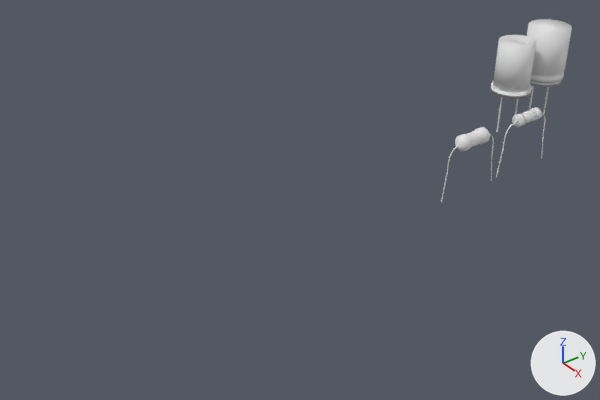
An edit to the Blender file side/sketchfab/elements/elements.blend, drawn before and after from the same camera.
Rendered twice from a 50 mm lens placed at (10.86, -10.63, 6.61), pointed at (2.78, -4.46, 0.58). The lights are fixed; the arrows at lower right show +X, +Y and +Z.

Objects in the first picture: 'anode', 'bottom', 'bottom.001', 'box.001', 'box.002', 'cathode', 'cylinder_c.001', 'cylinder_l.001', 'cylinder_r.001', 'electrolyte', 'leg_l', 'leg_l.001', 'leg_l.002', 'leg_l.003', 'leg_r.001', 'leg_r.003'.
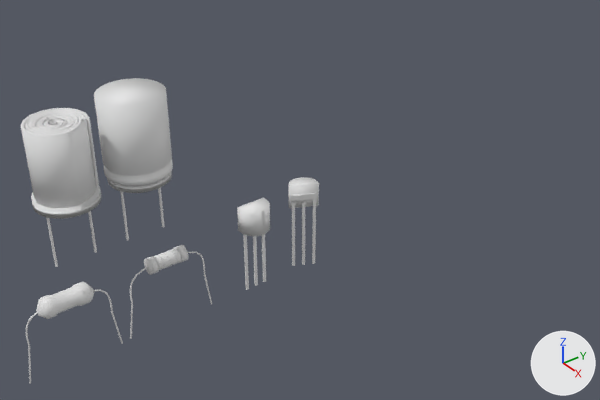
Changed parts and their boxes (x1, y1, x2, y2) in the pictures (600 x 400 px):
'box.002', moved
    before: (527, 19, 572, 82)
    after: (94, 78, 173, 186)
'cathode', moved
    before: (493, 35, 536, 93)
    after: (21, 108, 100, 208)
'box.001', moved
    before: (455, 127, 490, 152)
    after: (36, 281, 94, 319)
'electrolyte', moved
    before: (500, 39, 536, 89)
    after: (24, 115, 96, 201)
'bottom', moved
    before: (491, 81, 532, 99)
    after: (31, 186, 101, 219)
'box_front_with_back', added
    after: (237, 197, 270, 236)
'anode', moved
    before: (501, 36, 533, 47)
    after: (25, 110, 85, 134)
'box_front.001', added
    after: (288, 177, 319, 208)
'bottom.001', moved
    before: (530, 79, 562, 87)
    after: (107, 171, 172, 193)
'cylinder_c.001', moved
    before: (522, 109, 538, 124)
    after: (154, 248, 181, 270)
'cylinder_l.001', moved
    before: (512, 113, 526, 127)
    after: (144, 256, 160, 275)
'leg_l.005', added
    after: (291, 193, 316, 264)
'leg_l', moved
    before: (441, 146, 458, 202)
    after: (26, 312, 38, 384)
'leg_l.001', moved
    before: (496, 120, 517, 178)
    after: (130, 266, 148, 339)
'leg_l.002', moved
    before: (496, 97, 503, 132)
    after: (46, 217, 58, 267)
'cylinder_r.001', moved
    before: (530, 107, 542, 121)
    after: (173, 245, 189, 263)
'leg_r.004', added
    after: (291, 202, 296, 266)
'leg_c.001', added
    after: (302, 201, 306, 265)
'leg_l.004', added
    after: (243, 211, 263, 290)
'leg_r', moved
    before: (490, 134, 494, 181)
    after: (94, 289, 123, 344)
'leg_l.003', moved
    before: (529, 85, 534, 110)
    after: (120, 191, 129, 241)
'leg_c', added
    after: (253, 236, 258, 286)
'leg_r.006', added
    after: (262, 234, 266, 282)
'leg_r.001', moved
    before: (541, 114, 546, 159)
    after: (188, 252, 212, 305)
'leg_r.003', moved
    before: (543, 87, 549, 114)
    after: (158, 188, 165, 227)
'leg_r.002', moved
    before: (513, 99, 518, 126)
    after: (88, 211, 97, 253)
'wire.001', moved
    before: (524, 110, 536, 124)
    after: (155, 250, 178, 269)

The change, as a list of edits to the scene's bpy script:
```text
Change ob_box_001:
    ob_box_001.location: (3.39, -1.59, 0.85) -> (3.39, -8.18, 0.85)
Change ob_leg_l:
    ob_leg_l.location: (3.39, -2.19, -0.03) -> (3.39, -8.79, -0.03)
Change ob_leg_r:
    ob_leg_r.location: (3.39, -1.01, -0.04) -> (3.39, -7.61, -0.04)
Change ob_cylinder_c_001:
    ob_cylinder_c_001.location: (3.4, -0.34, 0.94) -> (3.4, -6.93, 0.94)
Change ob_cylinder_l_001:
    ob_cylinder_l_001.location: (3.4, -0.53, 0.94) -> (3.4, -7.13, 0.94)
Change ob_cylinder_r_001:
    ob_cylinder_r_001.location: (3.4, -0.14, 0.94) -> (3.4, -6.73, 0.94)
Change ob_leg_l_001:
    ob_leg_l_001.location: (3.39, -0.93, -0.03) -> (3.39, -7.52, -0.03)
Change ob_leg_r_001:
    ob_leg_r_001.location: (3.39, 0.26, -0.04) -> (3.39, -6.34, -0.04)
Change ob_wire_001:
    ob_wire_001.location: (3.39, -0.18, 1.03) -> (3.39, -6.78, 1.03)
Change ob_anode:
    ob_anode.location: (2.26, 0.64, 0.84) -> (3.4, -8.0, 2.22)
Change ob_bottom:
    ob_bottom.location: (2.25, 0.65, 0.79) -> (3.39, -8.0, 2.18)
Change ob_cathode:
    ob_cathode.location: (2.26, 0.64, 0.84) -> (3.4, -8.0, 2.22)
Change ob_electrolyte:
    ob_electrolyte.location: (2.25, 0.65, 1.25) -> (3.39, -7.99, 2.64)
Change ob_leg_l_002:
    ob_leg_l_002.location: (2.26, 0.41, 0.43) -> (3.4, -8.24, 1.81)
Change ob_leg_r_002:
    ob_leg_r_002.location: (2.26, 0.86, 0.43) -> (3.4, -7.78, 1.81)
Change ob_box_002:
    ob_box_002.location: (2.25, 1.5, 1.3) -> (3.38, -7.15, 2.69)
Change ob_bottom_001:
    ob_bottom_001.location: (2.25, 1.5, 0.79) -> (3.39, -7.15, 2.18)
Change ob_leg_l_003:
    ob_leg_l_003.location: (2.26, 1.26, 0.43) -> (3.4, -7.39, 1.81)
Change ob_leg_r_003:
    ob_leg_r_003.location: (2.26, 1.72, 0.43) -> (3.4, -6.93, 1.81)
Add ob_box_front_001:
    ob_box_front_001 = bpy.data.objects.new('box_front.001', me_cylinder_024)  # 34 vertices, 27 faces; spans x 0.0..1.0, y -1.0..1.0, z -1.0..1.0
    ob_box_front_001.location = (3.41, -4.87, 1.09)
    ob_box_front_001.rotation_euler = (0.0, 0.0, -3.625)  # degrees (0, 0, -208)
    ob_box_front_001.scale = (0.2, 0.2, 0.17)
Add ob_leg_r_004:
    ob_leg_r_004 = bpy.data.objects.new('leg_r.004', me_cube_007)  # 16 vertices, 14 faces; spans x -1.0..1.0, y -1.36..1.36, z -1.0..1.0
    ob_leg_r_004.location = (3.35, -5.0, 0.5)
    ob_leg_r_004.rotation_euler = (0.0, 0.0, -3.625)  # degrees (0, 0, -208)
    ob_leg_r_004.scale = (0.01, 0.02, 0.5)
Add ob_leg_c_001:
    ob_leg_c_001 = bpy.data.objects.new('leg_c.001', me_cube_006)  # 16 vertices, 14 faces; spans x -1.0..1.0, y -1.31..1.36, z -1.0..1.0
    ob_leg_c_001.location = (3.41, -4.88, 0.5)
    ob_leg_c_001.rotation_euler = (0.0, 0.0, -3.625)  # degrees (0, 0, -208)
    ob_leg_c_001.scale = (0.01, 0.02, 0.5)
Add ob_leg_l_005:
    ob_leg_l_005 = bpy.data.objects.new('leg_l.005', me_cube_005)  # 20 vertices, 18 faces; spans x -1.0..1.0, y -1.0..15.5, z -1.0..1.2
    ob_leg_l_005.location = (3.48, -4.75, 0.5)
    ob_leg_l_005.rotation_euler = (0.0, 0.0, -3.625)  # degrees (0, 0, -208)
    ob_leg_l_005.scale = (0.01, 0.02, 0.5)
Add ob_box_front_with_back:
    ob_box_front_with_back = bpy.data.objects.new('box_front_with_back', me_cylinder_023)  # 38 vertices, 31 faces; spans x -0.36..1.0, y -1.0..1.0, z -1.0..1.0
    ob_box_front_with_back.location = (3.42, -5.67, 1.08)
    ob_box_front_with_back.scale = (0.2, 0.2, 0.17)
Add ob_leg_r_006:
    ob_leg_r_006 = bpy.data.objects.new('leg_r.006', me_cube_007.copy())
    ob_leg_r_006.location = (3.41, -5.53, 0.5)
    ob_leg_r_006.scale = (0.01, 0.02, 0.5)
Add ob_leg_c:
    ob_leg_c = bpy.data.objects.new('leg_c', me_cube_006.copy())
    ob_leg_c.location = (3.41, -5.67, 0.5)
    ob_leg_c.scale = (0.01, 0.02, 0.5)
Add ob_leg_l_004:
    ob_leg_l_004 = bpy.data.objects.new('leg_l.004', me_cube_005.copy())
    ob_leg_l_004.location = (3.41, -5.81, 0.5)
    ob_leg_l_004.scale = (0.01, 0.02, 0.5)
```
